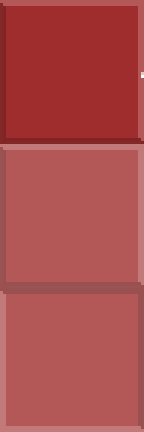
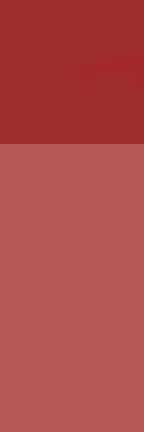
The second 144px x 432px image is a revision of the first. Changes to its layers:
painted on "overlay" over box(126, 63, 144, 90)
hid "ombre" over box(0, 0, 144, 432)
painted on "Arrière-plan" over box(75, 54, 144, 87)
